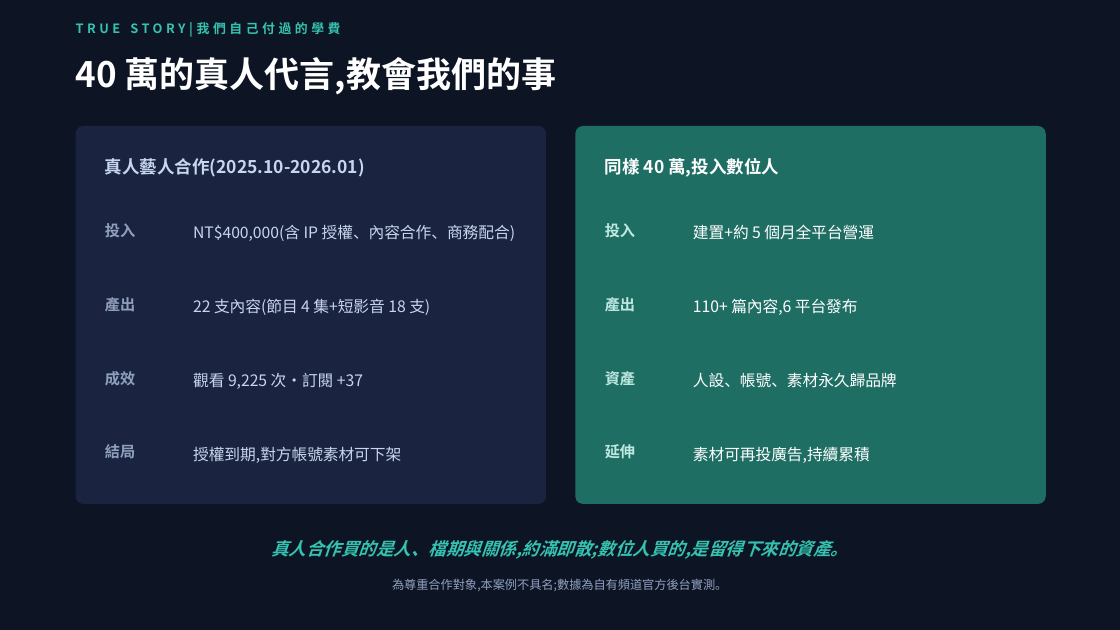
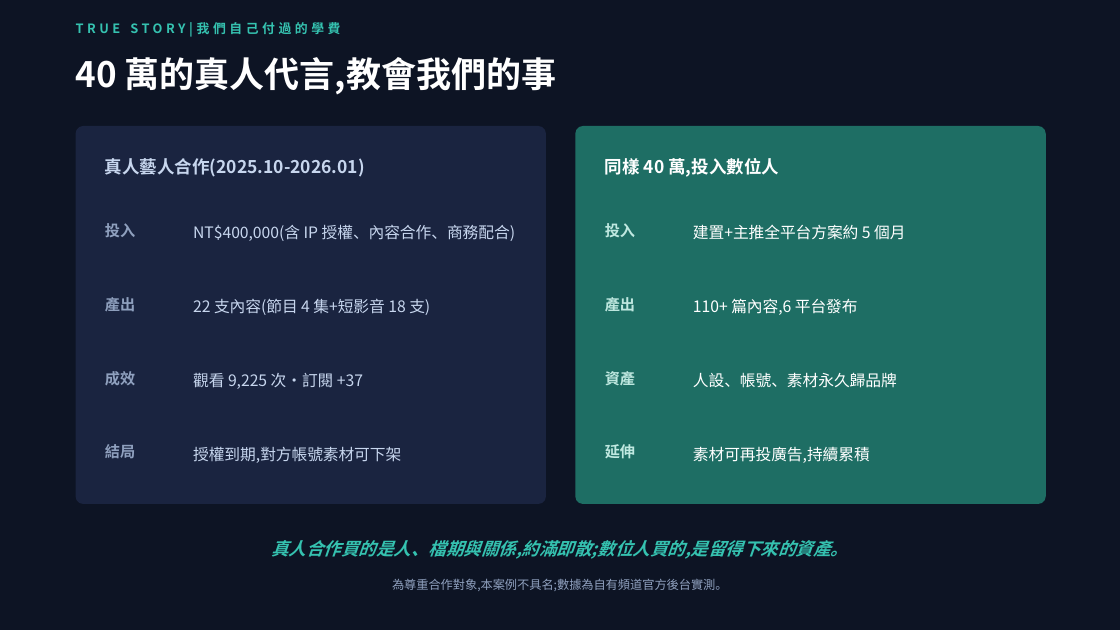
Before and after one commit to pennyhuang-oss/Virtual_KOL_Studio, a slide deck: slide 5 of business/數位人KOL-對外提案簡報.pptx. Drawn at 1120x630 pixels with LibreOffice and Linux fonts; fonts in the diff are those of the drawing. Boxes give left, top, right and bottom in pixels: in the first picture for what was removed or moved away, otherwise in the second. Text is boxed around its words. In the diff, an @@ line names an element or a change of style, - is before the commit and + after.

```diff
--- a/business/數位人KOL-對外提案簡報.pptx
+++ b/business/數位人KOL-對外提案簡報.pptx
@@ text at [693,224,905,240]: text changed @@
-建置+約 5 個月全平台營運
+建置+主推全平台方案約 5 個月
```
Also in this commit, not shown: 1 other slide changed.
